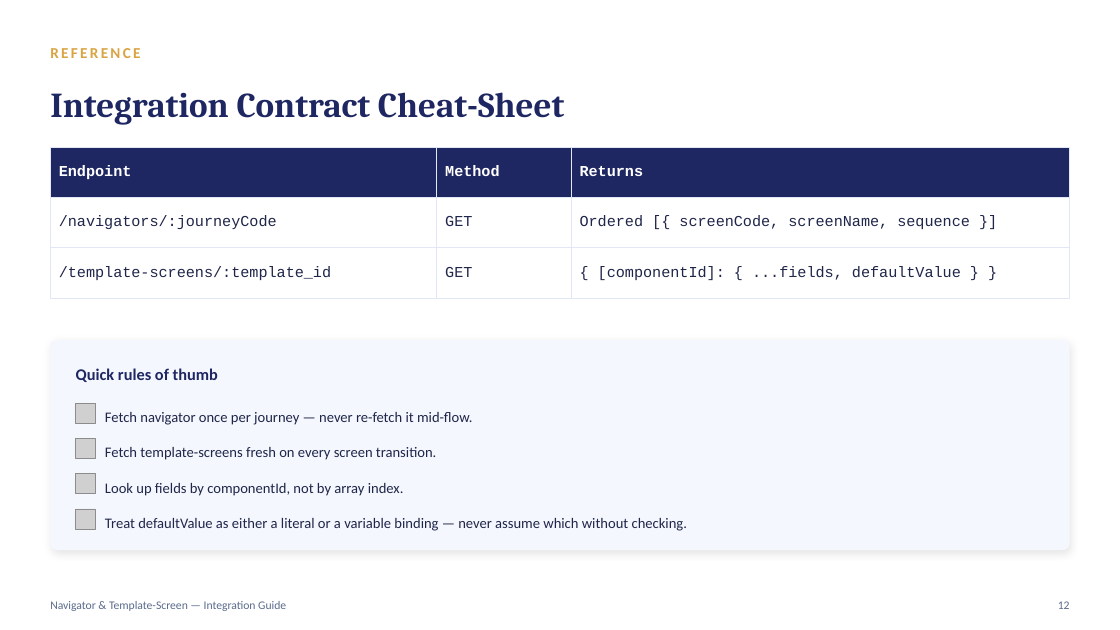
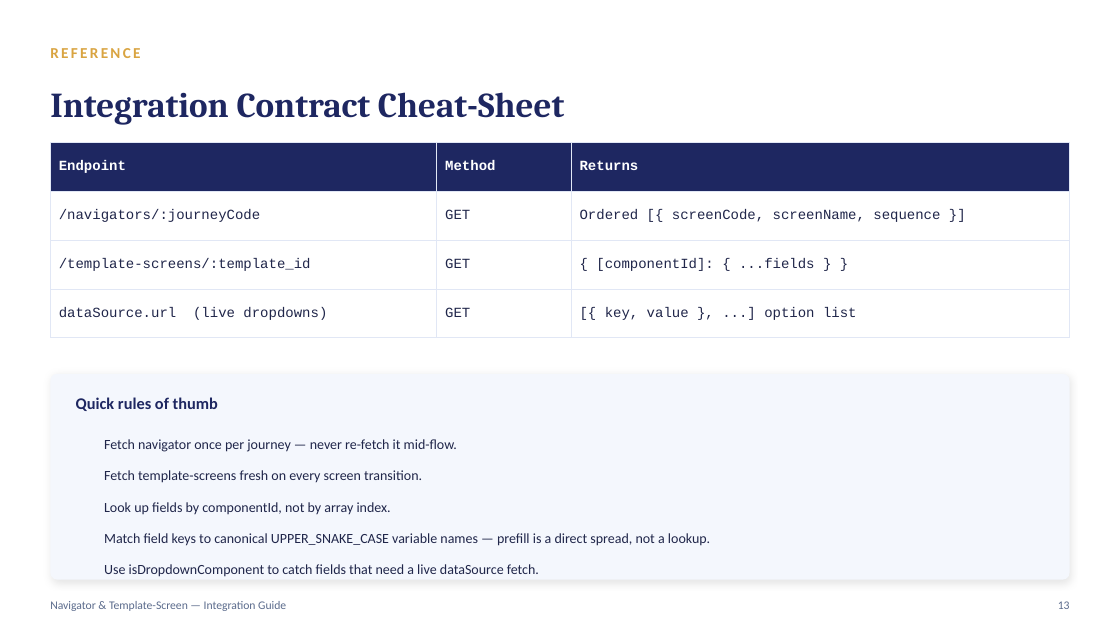
Before and after one commit to excalibur995/cep-cms-placeholder, a slide deck: slide 13 of strapi-architecture-cep-cms.pptx (slide 12 before the commit). Drawn at 1120x630 pixels with LibreOffice and Linux fonts; fonts in the diff are those of the drawing; grey boxes stand for pictures; background and template pictures are left out. Boxes give left, top, right and bottom in pixels: in the first picture for what was removed or moved away, otherwise in the second. Text is boxed around its words. In the diff, an @@ line names an element or a change of style, - is before the commit and + after.

```diff
--- a/strapi-architecture-cep-cms.pptx
+++ b/strapi-architecture-cep-cms.pptx
@@ table at <box>50,143,1070,353</box> @@
-row 3: /template-screens/:template_id | GET | { [componentId]: { ...fields, defaultValue } }
+row 3: /template-screens/:template_id | GET | { [componentId]: { ...fields } }
+row 4: dataSource.url (live dropdowns) | GET | [{ key, value }, ...] option list
@@ table: place and size @@
-table at <box>50,147,1070,307</box>
+table at <box>50,143,1070,353</box>
@@ rounded rectangle: place and size @@
-rounded rectangle at <box>50,340,1070,550</box>
+rounded rectangle at <box>50,374,1070,580</box>
@@ rounded rectangle at <box>50,374,1070,580</box>: proportions changed @@
@@ text "Quick rules of thumb": place and size @@
-text "Quick rules of thumb" at <box>76,368,218,382</box>
+text "Quick rules of thumb" at <box>76,397,218,411</box>
@@ picture removed at <box>76,403,96,423</box> @@
@@ picture removed at <box>76,439,96,459</box> @@
@@ size 12.5 to 12 pt in 3 elements at <box>104,502,391,514</box>, <box>104,470,422,483</box>, <box>104,439,457,452</box> @@
@@ text "Fetch navigator once per journey ...": place and size @@
-text "Fetch navigator once per journey ..." at <box>105,412,472,425</box>
+text "Fetch navigator once per journey ..." at <box>104,439,457,452</box>
@@ picture removed at <box>76,474,96,494</box> @@
@@ text "Fetch template-screens fresh on every ...": place and size @@
-text "Fetch template-screens fresh on every ..." at <box>105,447,436,460</box>
+text "Fetch template-screens fresh on every ..." at <box>104,470,422,483</box>
@@ picture removed at <box>76,509,96,529</box> @@
@@ text "Look up fields by componentId, ...": place and size @@
-text "Look up fields by componentId, ..." at <box>105,483,404,496</box>
+text "Look up fields by componentId, ..." at <box>104,502,391,514</box>
@@ text added at <box>104,533,710,546</box>, 12 pt, text #20264A @@
+Match field keys to canonical UPPER_SNAKE_CASE variable names — prefill is a direct spread, not a lookup.
@@ text removed at <box>105,518,687,531</box> @@
-Treat defaultValue as either a literal or a variable binding — never assume which without checking.
@@ text added at <box>104,564,539,577</box>, 12 pt, text #20264A @@
+Use isDropdownComponent to catch fields that need a live dataSource fetch.
```
Also in this commit, not shown: 4 other slides changed, 1 slide added, 17 other files.
